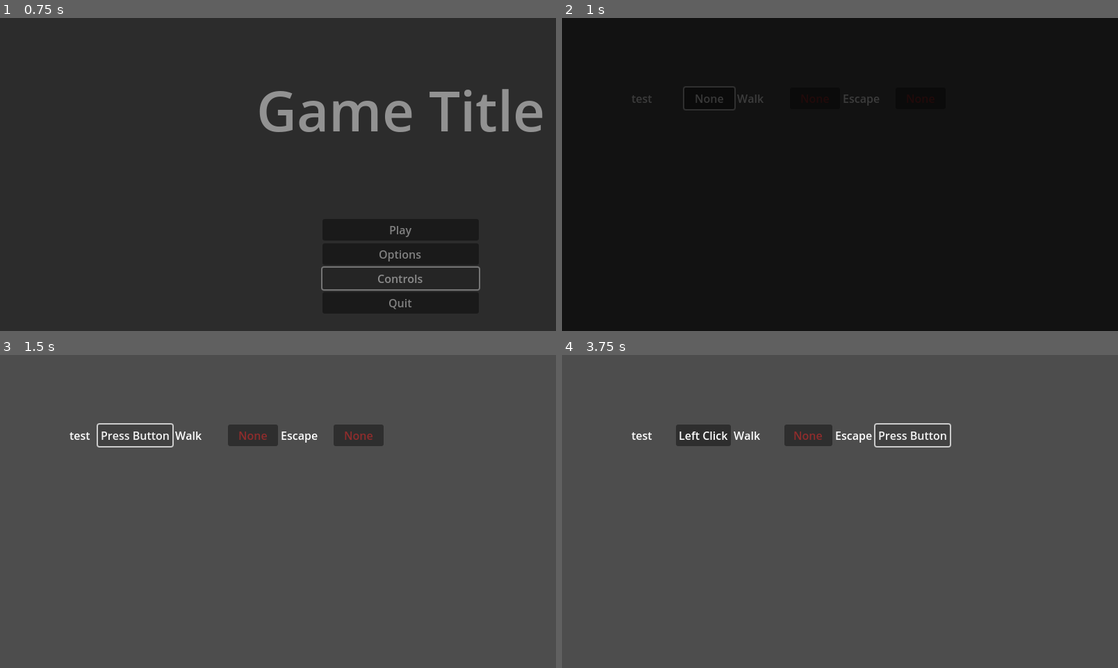
Above: before the commit, frames 1-4 (two rows, left to right).
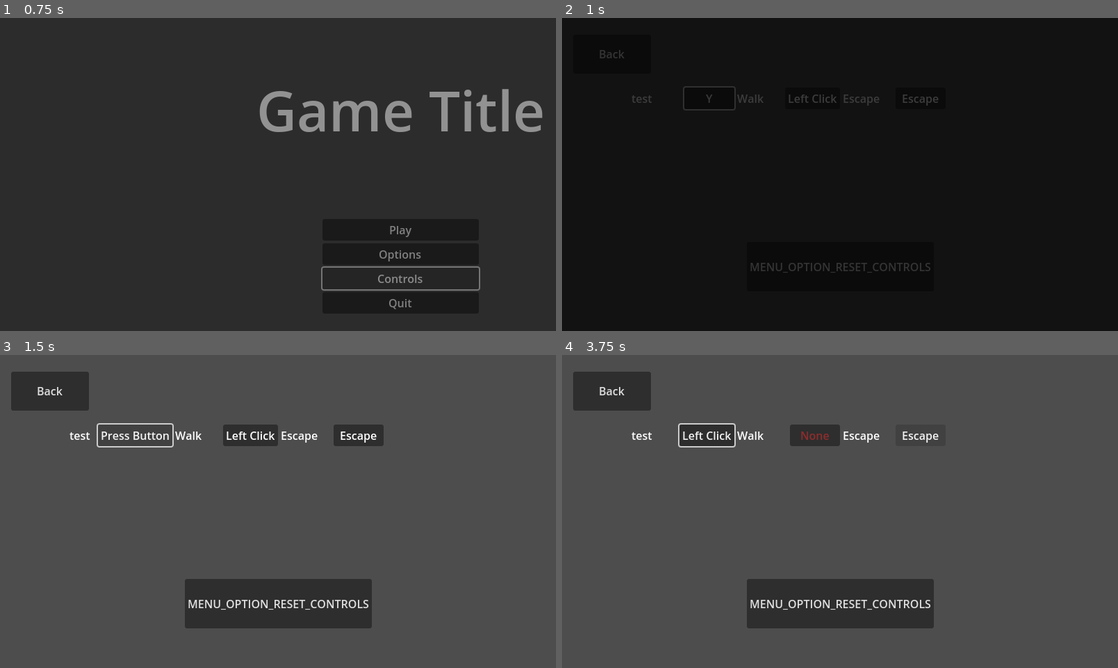
Above: after the commit, the same moments.

Repository: Medow3/godot-base-code
Game: Godot game, scene res://src/main.tscn
The game is run twice, just before and just after one commit, with the same random seed, the same clock (stepped at 60 frames per second) and the same inputs.
Inputs (mouse positions are in pixels of both pictures, inside the frame that each line leads up to):
- Up to frame 1 (0.75 s): click "Controls" at 0.5 s
- Up to frame 2 (1 s): no input
- Up to frame 3 (1.5 s): click (144, 436) at 1.25 s, where only the run before the commit has a clickable "None"
- Up to frame 4 (3.75 s): click "Press Button" at 2 s; click (706, 436) at 2.75 s, where only the run after the commit has a clickable "Left Click"; click (917, 436) at 3.5 s, where only the run after the commit has a clickable "Escape"

Frame 1 is identical in both runs. In frame 2, 0.5% of the frame differs, in the area x 6-68%, y 10-82%; in frame 3, 7.3%; in frame 4, 8.1%, in the area x 2-70%, y 5-88%.

Commit message:
Fix keybinds saving and loading issues

Diff:
--- a/project.godot
+++ b/project.godot
@@ -52,7 +52,8 @@
 }
 test2={
 "deadzone": 0.5,
-"events": []
+"events": [Object(InputEventMouseButton,"resource_local_to_scene":false,"resource_name":"","device":-1,"window_id":0,"alt_pressed":false,"shift_pressed":false,"ctrl_pressed":false,"meta_pressed":false,"button_mask":1,"position":Vector2(149, 9),"global_position":Vector2(153, 50),"factor":1.0,"button_index":1,"canceled":false,"pressed":true,"double_click":false,"script":null)
+]
 }
 Escape={
 "deadzone": 0.5,
--- a/src/main.gd
+++ b/src/main.gd
@@ -2,11 +2,6 @@
 
 func _ready():
 	SaveData.load_data(-1)
-
-
-func _process(delta):
-	if Input.is_action_just_pressed("test"):
-		print("test")
 
 
 func _on_play_pressed():
--- a/src/managers/settings.gd
+++ b/src/managers/settings.gd
@@ -76,6 +76,7 @@
 
 
 func get_settings_save_data() -> Dictionary:
+	_settings_variables["keybinds_data"] = keybinds.get_keybind_save_data()
 	return _settings_variables.duplicate(true)
 
 
--- a/src/tools/keybind_manager/input_action_keybinds.gd
+++ b/src/tools/keybind_manager/input_action_keybinds.gd
@@ -1,4 +1,4 @@
-class_name InputActionKeybinds extends Resource
+class_name InputActionKeybinds
 
 @export var action_name: String
 @export var key_keybind: InputEventKey
@@ -82,7 +82,6 @@
 		update_keybind(i)
 
 
-
 func update_keybind(new_keybind_object: InputEvent) -> void:
 	if new_keybind_object == null:
 		if GameManager.using_controller:
@@ -129,7 +128,7 @@
 		if mouse_button_keybind != null and mouse_button_keybind.button_index != 0:
 			output_text = get_mouse_button_string(mouse_button_keybind.button_index)
 		if key_keybind != null:
-			output_text = OS.get_keycode_string(key_keybind.get_keycode_with_modifiers())
+			output_text = OS.get_keycode_string(key_keybind.get_physical_keycode_with_modifiers())
 	else:
 		if joy_button_keybind != null:
 			output_text = JOY_BUTTON_STRINGS[joy_button_keybind.button_index]
@@ -149,7 +148,7 @@
 	return {
 		"action_name": action_name,
 		"key_keybind": {
-			"keycode": key_keybind.keycode if key_keybind != null else null,
+			"keycode": key_keybind.physical_keycode if key_keybind != null else null,
 			#"alt": key_keybind.alt,
 			#"shift": key_keybind.shift,
 			#"control": key_keybind.control,
@@ -184,7 +183,9 @@
 
 	key_keybind = InputEventKey.new()
 	if data["key_keybind"]["keycode"] != null:
-		key_keybind.keycode = data["key_keybind"]["keycode"]
+		key_keybind.physical_keycode = data["key_keybind"]["keycode"]
+	else:
+		key_keybind = null
 	#key_keybind.alt = data["key_keybind"]["alt"]
 	#key_keybind.shift = data["key_keybind"]["shift"]
 	#key_keybind.control = data["key_keybind"]["control"]
@@ -196,6 +197,8 @@
 	#mouse_button_keybind.factor = data["mouse_button_keybind"]["factor"]
 	if data["mouse_button_keybind"]["button_index"] != null:
 		mouse_button_keybind.button_index = data["mouse_button_keybind"]["button_index"]
+	else:
+		mouse_button_keybind = null
 	#mouse_button_keybind.button_mask = data["mouse_button_keybind"]["button_mask"]
 	#mouse_button_keybind.alt = data["mouse_button_keybind"]["alt"]
 	#mouse_button_keybind.shift = data["mouse_button_keybind"]["shift"]
@@ -207,9 +210,14 @@
 	joy_button_keybind = InputEventJoypadButton.new()
 	if data["joy_button_keybind"]["button_index"] != null:
 		joy_button_keybind.button_index = data["joy_button_keybind"]["button_index"]
+	else:
+		joy_button_keybind = null
 	#joy_button_keybind.device = data["joy_button_keybind"]["device"]
 
 	joy_axis_keybind = InputEventJoypadMotion.new()
 	if data["joy_axis_keybind"]["axis"] != null:
 		joy_axis_keybind.axis = data["joy_axis_keybind"]["axis"]
+	else:
+		joy_axis_keybind = null
 	#joy_axis_keybind.device = data["joy_axis_keybind"]["device"]
+	update_input_map_for_keybinds()
--- a/src/tools/keybind_manager/keybind_types.gd
+++ b/src/tools/keybind_manager/keybind_types.gd
@@ -1,4 +1,4 @@
-class_name KeybindTypes extends Resource
+class_name KeybindTypes
 
 # The input methods you can use as inputs for the game.
 # This is used by the keybind management system.
--- a/src/tools/keybind_manager/keybinds_manager.gd
+++ b/src/tools/keybind_manager/keybinds_manager.gd
@@ -2,9 +2,6 @@
 
 #export var keep_default_ui_bindings: bool = true
 @export var default_keybinds: Dictionary = {}
-
-
-var default_input_actions: Array[InputActionKeybinds] = []
 
 var input_actions: Array[InputActionKeybinds] = [] # Initialized in _init()
 
@@ -21,13 +18,14 @@
 		var new_input_action_keybinds: InputActionKeybinds = InputActionKeybinds.new()
 		new_input_action_keybinds.set_to_action(i)
 		all_input_action_keybinds_objects.append(new_input_action_keybinds)
-	default_input_actions = all_input_action_keybinds_objects.duplicate(true)
 	return all_input_action_keybinds_objects
 
 
 func reset_keybinds_to_default() -> void:
-	input_actions = default_input_actions.duplicate(true)
+	InputMap.load_from_project_settings()
+	input_actions = set_up_keybind_library()
 	update_input_map()
+	SaveData.save_data(-1)
 
 
 func update_input_map() -> void:
@@ -53,13 +51,16 @@
 
 
 func get_keybind_save_data() -> Dictionary:
-	var save_data := {}
+	var save_data:Dictionary = {}
 	for i in input_actions:
 		save_data[i.action_name] = i.get_save_data()
 	return save_data
 
 
 func load_keybind_save_data(keybind_data: Dictionary, _version: String) -> void:
+	if keybind_data == {}:
+		return
+
 	input_actions = []
 	for i in keybind_data.keys():
 		var new_input_action_keybinds = InputActionKeybinds.new()
--- a/src/ui/main_menu/controls_menu/controls_menu.gd
+++ b/src/ui/main_menu/controls_menu/controls_menu.gd
@@ -2,3 +2,25 @@
 
 func _ready() -> void:
 	$GridContainer/keybind_changer/Button.grab_focus()
+	_update_keybind_changers()
+
+
+func _on_back_pressed():
+	Fade.fade_and_change_scene("res://src/main.tscn")
+
+
+func _process(delta):
+	if Input.is_action_just_pressed("test"):
+		print("test")
+	if Input.is_action_just_pressed("test2"):
+		print("test2")
+
+
+func _update_keybind_changers() -> void:
+	for i: KeybindChanger in get_tree().get_nodes_in_group("Keybind Changer"):
+		i.update_key_display()
+
+
+func _on_reset_controls_to_default_pressed():
+	Settings.keybinds.reset_keybinds_to_default()
+	_update_keybind_changers()
--- a/src/ui/main_menu/controls_menu/controls_menu.tscn
+++ b/src/ui/main_menu/controls_menu/controls_menu.tscn
@@ -45,6 +45,32 @@
 [node name="Button" parent="GridContainer/keybind_changer3" index="1"]
 focus_neighbor_left = NodePath("../../keybind_changer/Button")
 
+[node name="reset_controls_to_default" type="Button" parent="."]
+layout_mode = 1
+anchors_preset = 7
+anchor_left = 0.5
+anchor_top = 1.0
+anchor_right = 0.5
+anchor_bottom = 1.0
+offset_left = -134.0
+offset_top = -128.0
+offset_right = 135.0
+offset_bottom = -57.0
+grow_horizontal = 2
+grow_vertical = 0
+text = "MENU_OPTION_RESET_CONTROLS"
+
+[node name="back" type="Button" parent="."]
+layout_mode = 0
+offset_left = 16.0
+offset_top = 24.0
+offset_right = 128.0
+offset_bottom = 80.0
+text = "MENU_BACK"
+
+[connection signal="pressed" from="reset_controls_to_default" to="." method="_on_reset_controls_to_default_pressed"]
+[connection signal="pressed" from="back" to="." method="_on_back_pressed"]
+
 [editable path="GridContainer/keybind_changer"]
 [editable path="GridContainer/keybind_changer2"]
 [editable path="GridContainer/keybind_changer3"]
--- a/src/ui/main_menu/controls_menu/keybind_changer.gd
+++ b/src/ui/main_menu/controls_menu/keybind_changer.gd
@@ -51,11 +51,8 @@
 		if event is InputEventJoypadMotion:
 			return
 		Settings.change_keybind(action_name, event)
-
-		# To avoid instantly going back into awaiting input mode after setting
-		# an action to enter/face button downwait a moment before proceding.
-		if Input.is_action_just_pressed("ui_accept"):
-			await get_tree().create_timer(0.1).timeout
+		get_viewport().set_input_as_handled()
+
 		change_state(KEYBINDER_STATES.DEFAULT)
 		unset_other_actions_with_duplicate_keys()
 
